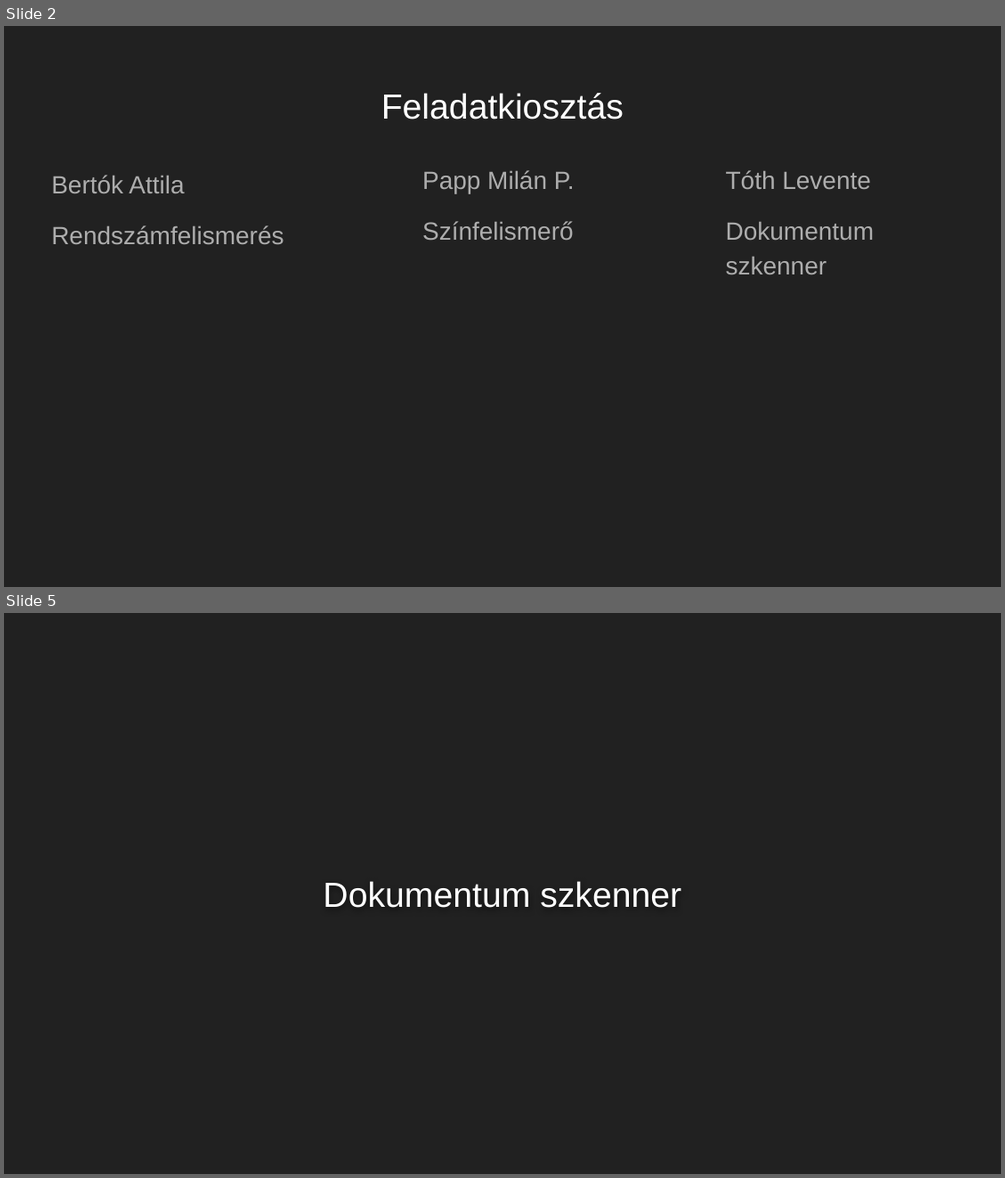
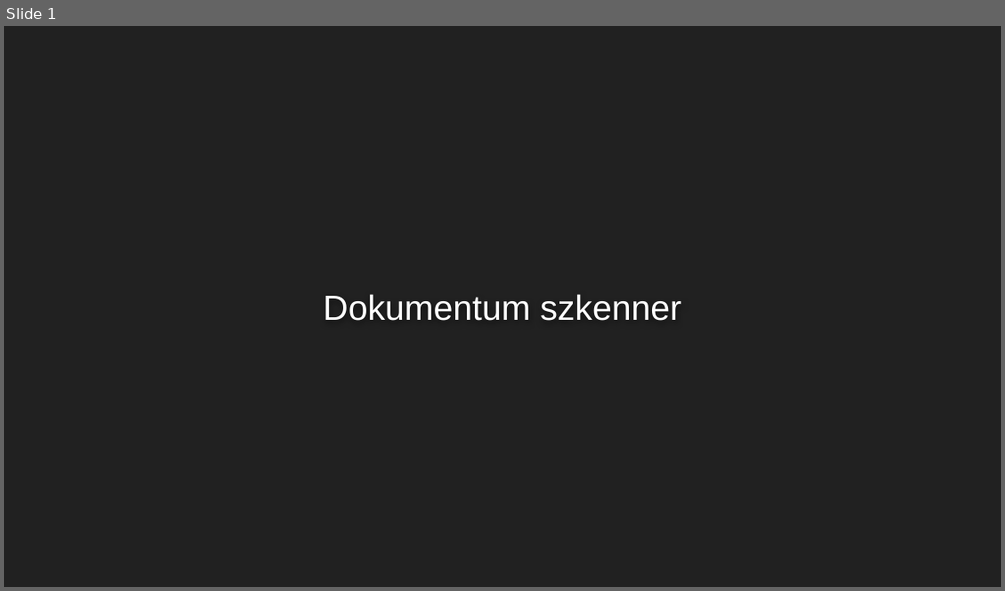
Before and after one commit to milanmi-code/opencvprojekt, a slide deck: Tóth_Lenvente/dokscanner.pptx. Shown one above the other, each under a label of ours: slides 2 and 5 before the commit, slide 1 after it; the slides between them are not shown. The pictures are 1005x1178 and 1005x591 pixels, drawn with LibreOffice and Linux fonts; fonts in the diff are those of the drawing. Boxes give left, top, right and bottom in pixels: in the first picture for what was removed or moved away, otherwise in the second. Text is boxed around its words. In the diff, an @@ line names an element or a change of style, - is before the commit and + after.

```diff
--- a/Tóth_Lenvente/dokscanner.pptx
+++ b/Tóth_Lenvente/dokscanner.pptx
@@ slide 2 removed at bbox=[4, 26, 1001, 587], background #212121 @@
@@ title removed at bbox=[381, 93, 623, 119] @@
-Feladatkiosztás
@@ text removed at bbox=[51, 175, 283, 244] @@
-Bertók Attila
-Rendszámfelismerés
@@ text removed at bbox=[422, 170, 574, 240] @@
-Papp Milán P.
-Színfelismerő
@@ text removed at bbox=[726, 170, 874, 274] @@
-Tóth Levente
-Dokumentum szkenner
@@ what was slide 5 is now slide 1 @@
```
Also in this commit, not shown: 3 other slides removed.
